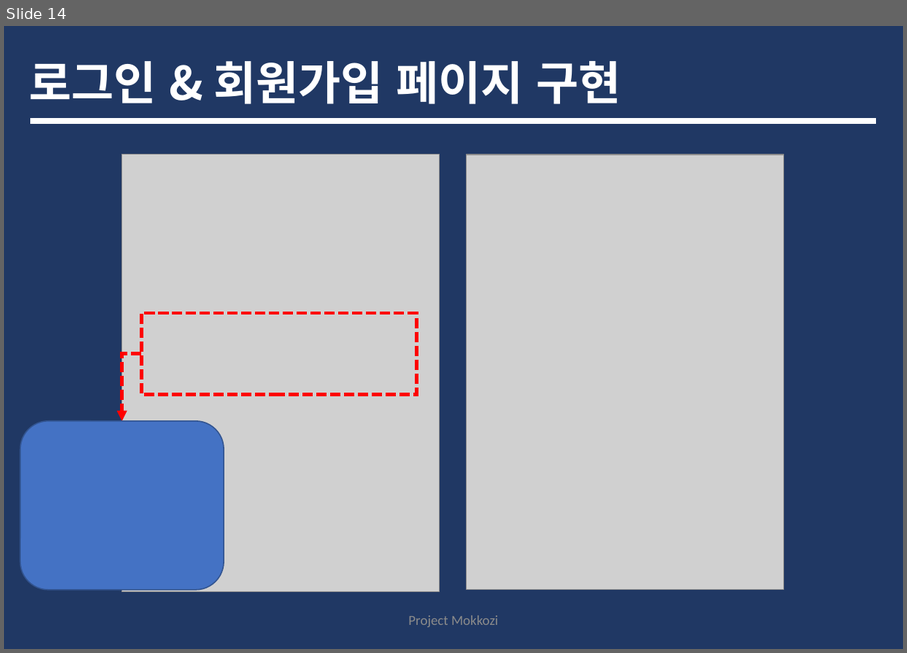
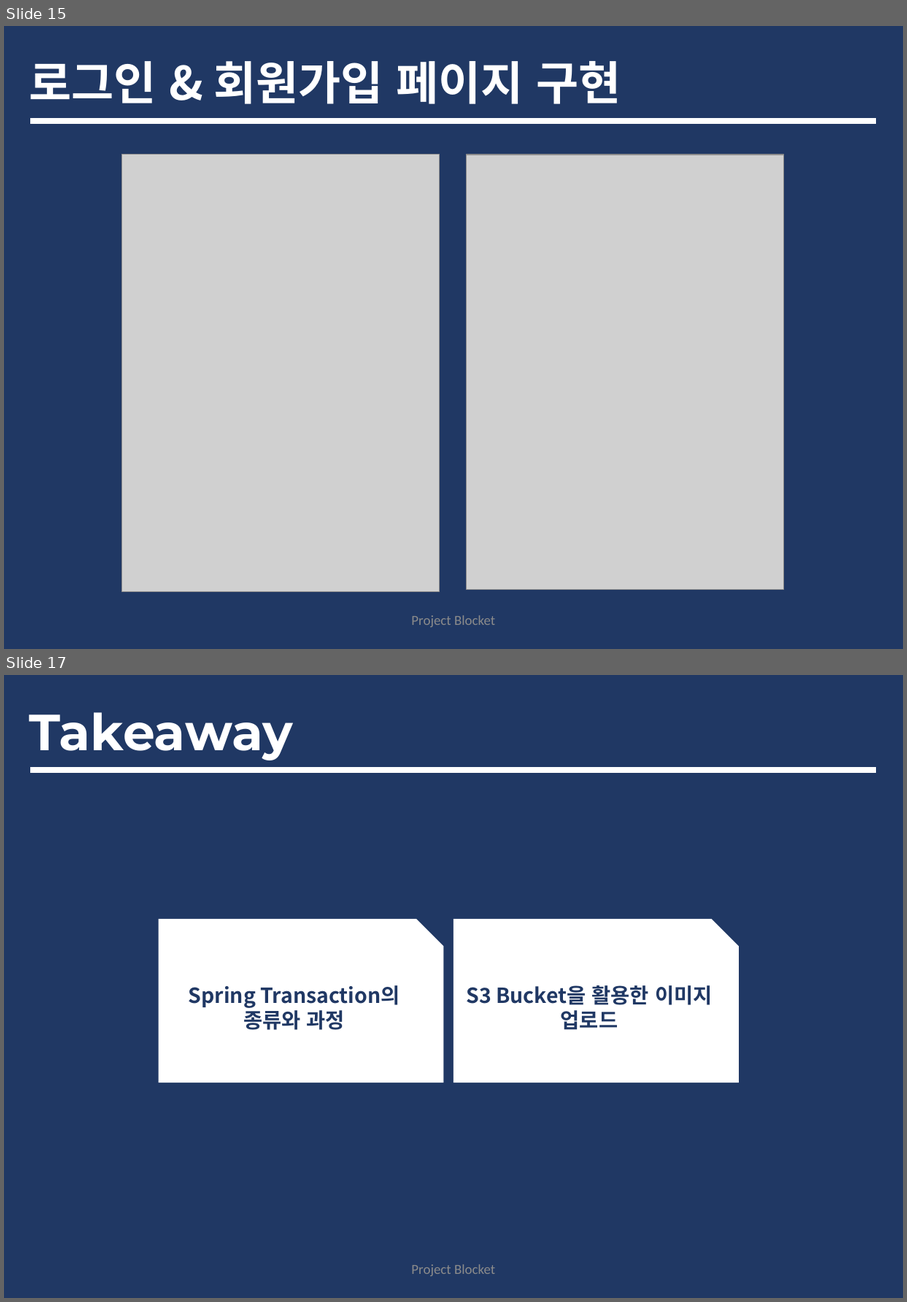
Before and after one commit to tofan0412/Algorithm, a slide deck: 취준/조웅현 포트폴리오.pptx. Shown one above the other, each under a label of ours: slide 14 before the commit, slides 15 and 17 after it; the slides between them are not shown. The pictures are 907x653 and 907x1302 pixels, drawn with LibreOffice and Linux fonts; fonts in the diff are those of the drawing; grey boxes stand for pictures. Boxes give left, top, right and bottom in pixels: in the first picture for what was removed or moved away, otherwise in the second. Text is boxed around its words. In the diff, an @@ line names an element or a change of style, - is before the commit and + after.

```diff
--- a/취준/조웅현 포트폴리오.pptx
+++ b/취준/조웅현 포트폴리오.pptx
@@ slide 17 added at (4, 675, 903, 1298), background #203864 @@
@@ title added at (30, 712, 293, 760), 44 pt, text #FFFFFF, bold @@
+Takeaway
@@ line added from (33, 771) to (873, 771), #FFFFFF 5 pt @@
@@ snip rect added at (159, 919, 444, 1083), fill #FFFFFF, 18 pt, text #203864, bold @@
+Spring Transaction의 종류와 과정
@@ snip rect added at (454, 919, 740, 1083), fill #FFFFFF, 18 pt, text #203864, bold @@
+S3 Bucket을 활용한 이미지 업로드
@@ text added at (411, 1264, 495, 1276), 12 pt, text #8C8C8C @@
+Project Blocket
@@ what was slide 14 is now slide 15 @@
@@ slide 15 changed as well @@
@@ rectangle removed at (142, 314, 416, 395) @@
@@ elbow arrow removed from (142, 354) to (122, 420) @@
@@ rounded rectangle removed at (21, 420, 224, 589) @@
@@ text at (411, 615, 495, 627): text changed @@
-Project Mokkozi
+Project Blocket
```
Also in this commit, not shown: 13 other slides changed, 12 other slides added.
